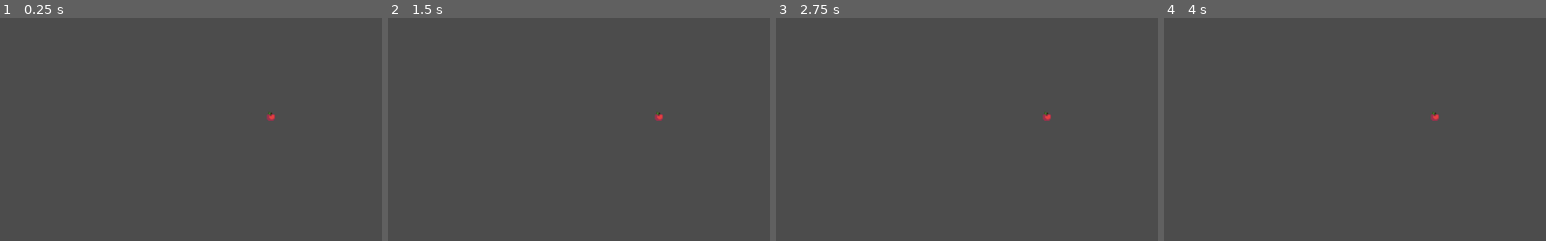
Above: before the commit, frames 1-4 (left to right).
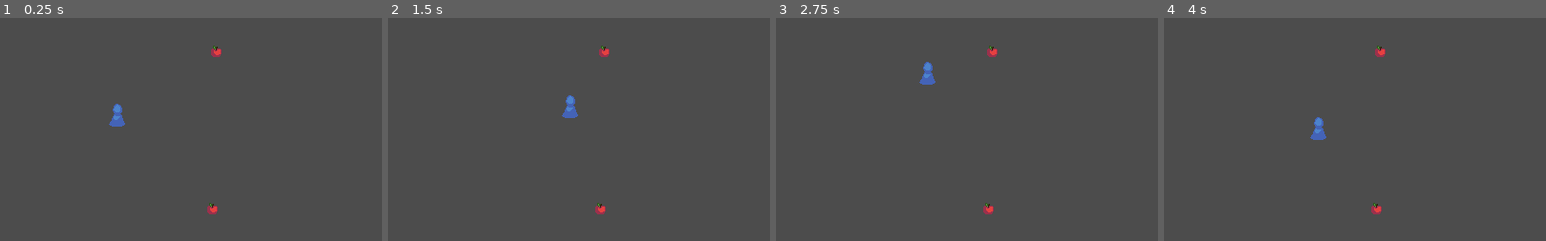
Above: after the commit, the same moments.

Repository: Branchlet-ANS/ldjam48
Game: Godot game, scene res://Main.tscn
The game is run twice, just before and just after one commit, with the same random seed, the same clock (stepped at 60 frames per second) and the same inputs.
Inputs (mouse positions are % of the whole screen's width and height, from its top left):
- Up to frame 1 (0.25 s): no input
- Up to frame 2 (1.5 s): tap Enter at 0.5 s; move the mouse to (72, 45) at 0.52 s; click (72, 45) at 0.67 s; move the mouse to (30, 55) at 1.27 s; click (30, 55) at 1.42 s
- Up to frame 3 (2.75 s): move the mouse to (60, 28) at 2.02 s; click (60, 28) at 2.17 s
- Up to frame 4 (4 s): move the mouse to (45, 70) at 2.77 s; click (45, 70) at 2.92 s; move the mouse to (80, 65) at 3.52 s; click (80, 65) at 3.67 s
The pictures show only the part of the screen within x 25-75%, y 17-67%; the shares and areas given below are measured in that part.
In our replay, the window is 800x468 before the commit and 640x360 after it. These sizes can differ from the game's own. Grey fills any space a smaller window leaves; there, only what the larger window draws over its background counts as a difference.

The runs differ from the first frame. In frame 1, 0.6% of the frame differs, in the area x 28-72%, y 12-89%; in frame 2, 0.6%; in frame 3, 0.6%; in frame 4, 0.6%.
Error before the commit: Parse Error: Variable "characters" already exists in this class (at line: 11). (res://Main.gd:28)

Commit message:
Gatherable fix

Diff:
--- a/godot/Character.gd
+++ b/godot/Character.gd
@@ -29,9 +29,6 @@
 		target = transform.origin
 
 func _on_Area2D_body_entered(body):
-	print("a")
-	print(body.get_filename())
 	if body.get_filename() == "res://Item.tscn":
-		print("b")
-		inventory.add(body)
+		inventory.add(body.item)
 		body.queue_free()
--- /dev/null
+++ b/godot/Gatherable.gd
@@ -0,0 +1,6 @@
+extends KinematicBody2D
+
+var item;
+
+func _ready():
+	item = Item.new("Apple")
--- a/godot/Item.tscn
+++ b/godot/Item.tscn
@@ -1,17 +1,15 @@
 [gd_scene load_steps=4 format=2]
 
 [ext_resource path="res://assets/items/apple.png" type="Texture" id=1]
-[ext_resource path="res://Item.gd" type="Script" id=2]
+[ext_resource path="res://Gatherable.gd" type="Script" id=3]
 
 [sub_resource type="RectangleShape2D" id=1]
 
 [node name="Item" type="KinematicBody2D"]
+script = ExtResource( 3 )
 
 [node name="CollisionShape2D" type="CollisionShape2D" parent="."]
 shape = SubResource( 1 )
 
 [node name="Sprite" type="Sprite" parent="."]
 texture = ExtResource( 1 )
-
-[node name="Item" type="Node" parent="."]
-script = ExtResource( 2 )
--- a/godot/Main.gd
+++ b/godot/Main.gd
@@ -10,12 +10,6 @@
 
 var characters : Array = []
 
-func _ready():
-	var item = scene_item.instance()
-	item.transform.origin = Vector2(100, 100)
-	add_child(item)
-	add_character()
-
 enum Type {BUSH, PATH, OPEN}
 const WIDTH = 640
 const HEIGHT = 360
@@ -24,25 +18,28 @@
 
 var map = {}
 
-
-var characters : Array = []
-
 func _ready():
-	for i in range(-MAP_WIDTH/2, MAP_WIDTH/2):
-		for j in range(-MAP_WIDTH/2, MAP_WIDTH/2):
-			var pos = Vector2(i, j)
-			map[pos] = Chunk.new(pos, Type.BUSH, pos.length())
-	make_paths()
-
-	for i in range(-MAP_WIDTH/2, MAP_WIDTH/2):
-		for j in range(-MAP_WIDTH/2, MAP_WIDTH/2):
-			var pos = Vector2(i, j)
-			var type = map[pos]._type
-			var ill = scene_chunk.instance()
-			add_child(ill)
-			ill.position = map[pos]._coordinates * 16
-			if type == 0:
-				ill.set_color(Color.green)
+	var item = scene_item.instance()
+	item.transform.origin = Vector2(100, 100)
+	add_child(item)
+	add_character()
+#
+#	for i in range(-MAP_WIDTH/2, MAP_WIDTH/2):
+#		for j in range(-MAP_WIDTH/2, MAP_WIDTH/2):
+#			var pos = Vector2(i, j)
+#			map[pos] = Chunk.new(pos, Type.BUSH, pos.length())
+#
+#	make_paths()
+#
+#	for i in range(-MAP_WIDTH/2, MAP_WIDTH/2):
+#		for j in range(-MAP_WIDTH/2, MAP_WIDTH/2):
+#			var pos = Vector2(i, j)
+#			var type = map[pos]._type
+#			var ill = scene_chunk.instance()
+#			add_child(ill)
+#			ill.position = map[pos]._coordinates * 16
+#			if type == 0:
+#				ill.set_color(Color.green)
 
 
 func add_character() -> Character:
--- a/godot/project.godot
+++ b/godot/project.godot
@@ -60,6 +60,34 @@
 run/main_scene="res://Main.tscn"
 config/icon="res://icon.png"
 
+[display]
+
+window/size/width=640
+window/size/height=360
+
+[importer_defaults]
+
+texture={
+"compress/bptc_ldr": 0,
+"compress/hdr_mode": 0,
+"compress/lossy_quality": 0.7,
+"compress/mode": 0,
+"compress/normal_map": 0,
+"detect_3d": false,
+"flags/anisotropic": false,
+"flags/filter": false,
+"flags/mipmaps": false,
+"flags/repeat": 0,
+"flags/srgb": 2,
+"process/HDR_as_SRGB": false,
+"process/fix_alpha_border": true,
+"process/invert_color": false,
+"process/premult_alpha": false,
+"size_limit": 0,
+"stream": false,
+"svg/scale": 1.0
+}
+
 [physics]
 
 common/enable_pause_aware_picking=true
